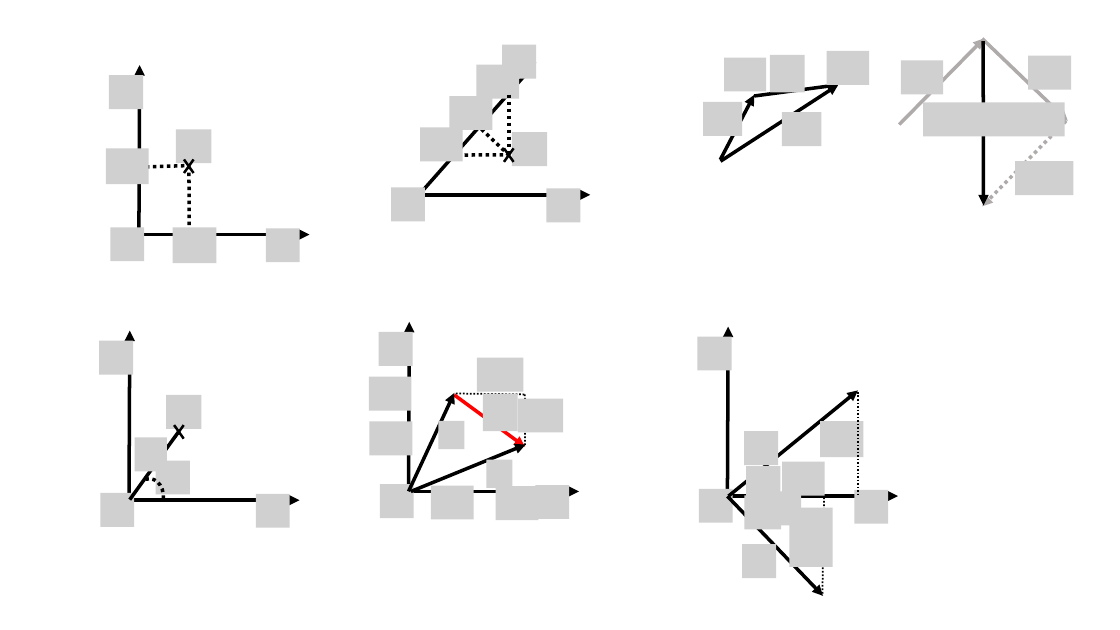
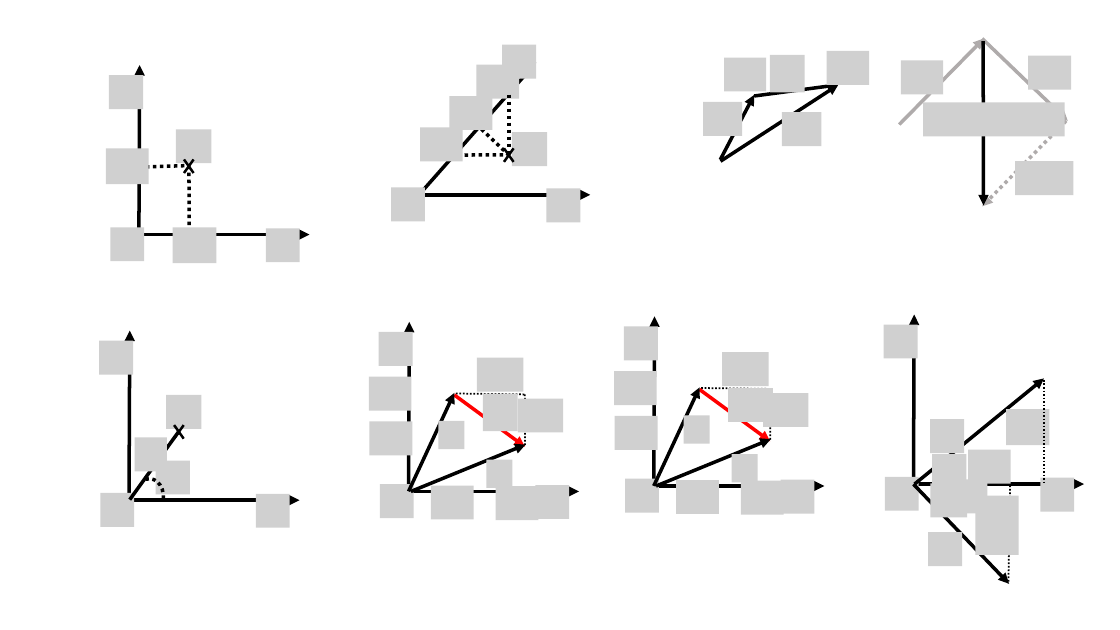
Before and after one commit to OSTP/PhysicsArtofModelling, a slide deck: slide 3 of tex/figures/Figures.pptx. Drawn at 1120x630 pixels with LibreOffice and Linux fonts; fonts in the diff are those of the drawing; grey boxes stand for pictures. Boxes give left, top, right and bottom in pixels: in the first picture for what was removed or moved away, otherwise in the second. Text is boxed around its words. In the diff, an @@ line names an element or a change of style, - is before the commit and + after.

```diff
--- a/tex/figures/Figures.pptx
+++ b/tex/figures/Figures.pptx
@@ 3 arrows, 1 picture: place and size @@
-3 arrows, 1 picture at bbox=[697, 327, 898, 596]
+3 arrows, 1 picture at bbox=[884, 314, 1085, 584]
@@ 10 pictures, 2 lines, 1 arrow: place and size @@
-10 pictures, 2 lines, 1 arrow at bbox=[699, 391, 888, 596]
+10 pictures, 2 lines, 1 arrow at bbox=[885, 379, 1075, 584]
@@ group added at bbox=[614, 317, 824, 514]: 12 pictures, 5 arrows, 2 lines @@
```
Also in this commit, not shown: 3 other files.
